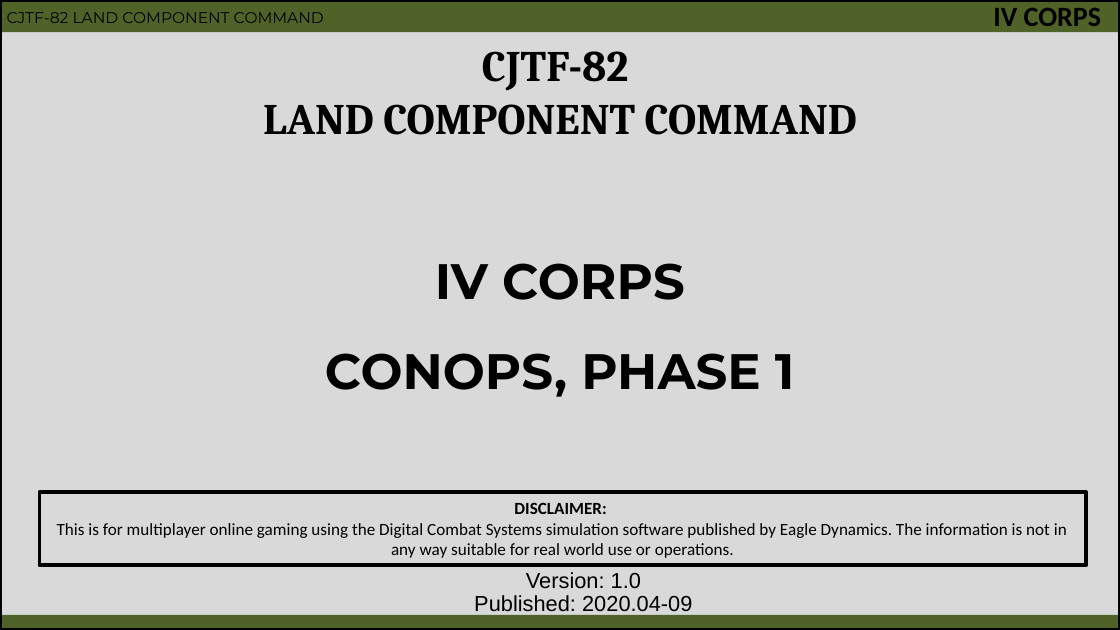
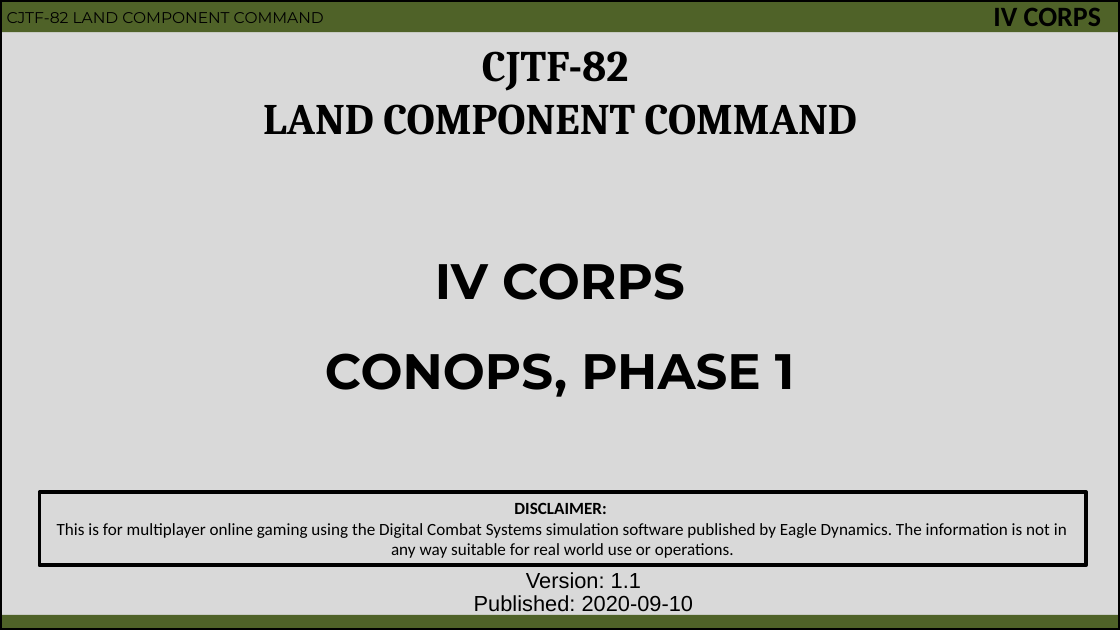
Before and after one commit to 132nd-vWing/OPAR-Brief, a slide deck: slide 1 of UNDER DEVELOPMENT/OPAR LCC IV CORPS CONCEPT OF OPERATIONS PHASE 1.pptx. Drawn at 1120x630 pixels with LibreOffice and Linux fonts; fonts in the diff are those of the drawing. Boxes give left, top, right and bottom in pixels: in the first picture for what was removed or moved away, otherwise in the second. Text is boxed around its words. In the diff, an @@ line names an element or a change of style, - is before the commit and + after.

```diff
--- a/UNDER DEVELOPMENT/OPAR LCC IV CORPS CONCEPT OF OPERATIONS PHASE 1.pptx
+++ b/UNDER DEVELOPMENT/OPAR LCC IV CORPS CONCEPT OF OPERATIONS PHASE 1.pptx
@@ text at <box>474,595,694,612</box>: text changed @@
-Published: 2020.04-09
+Published: 2020-09-10
@@ text at <box>526,572,641,589</box>: text changed @@
-Version: 1.0
+Version: 1.1
```
Also in this commit, not shown: 1 other slide changed, 3 other files.
